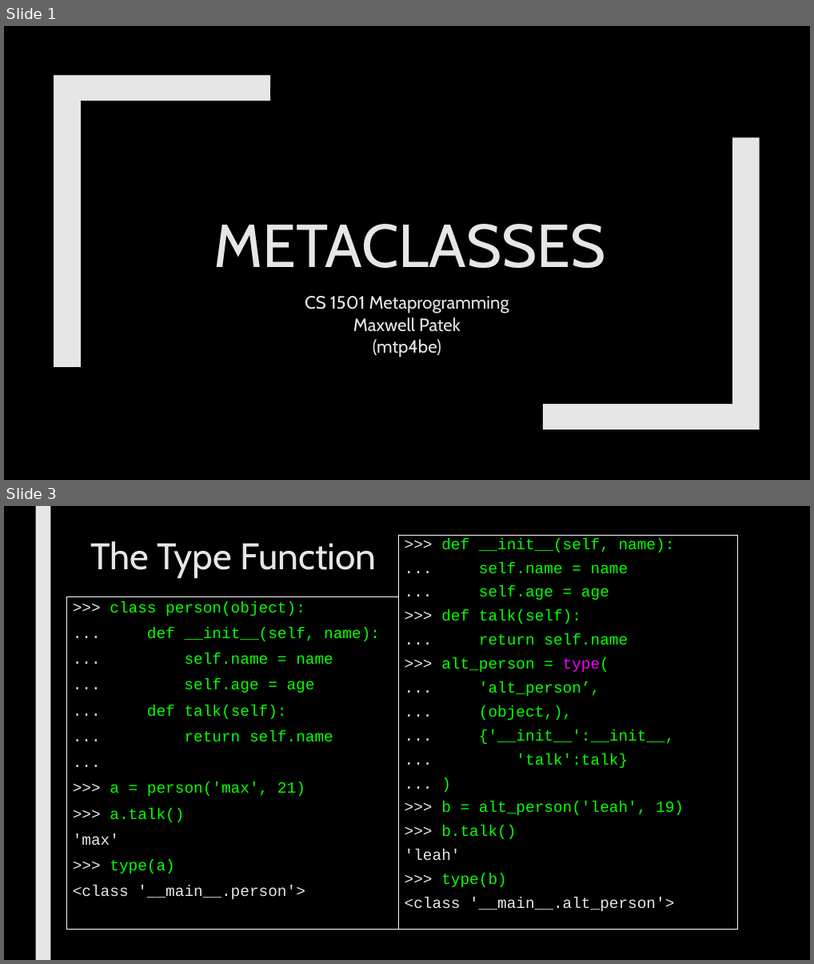
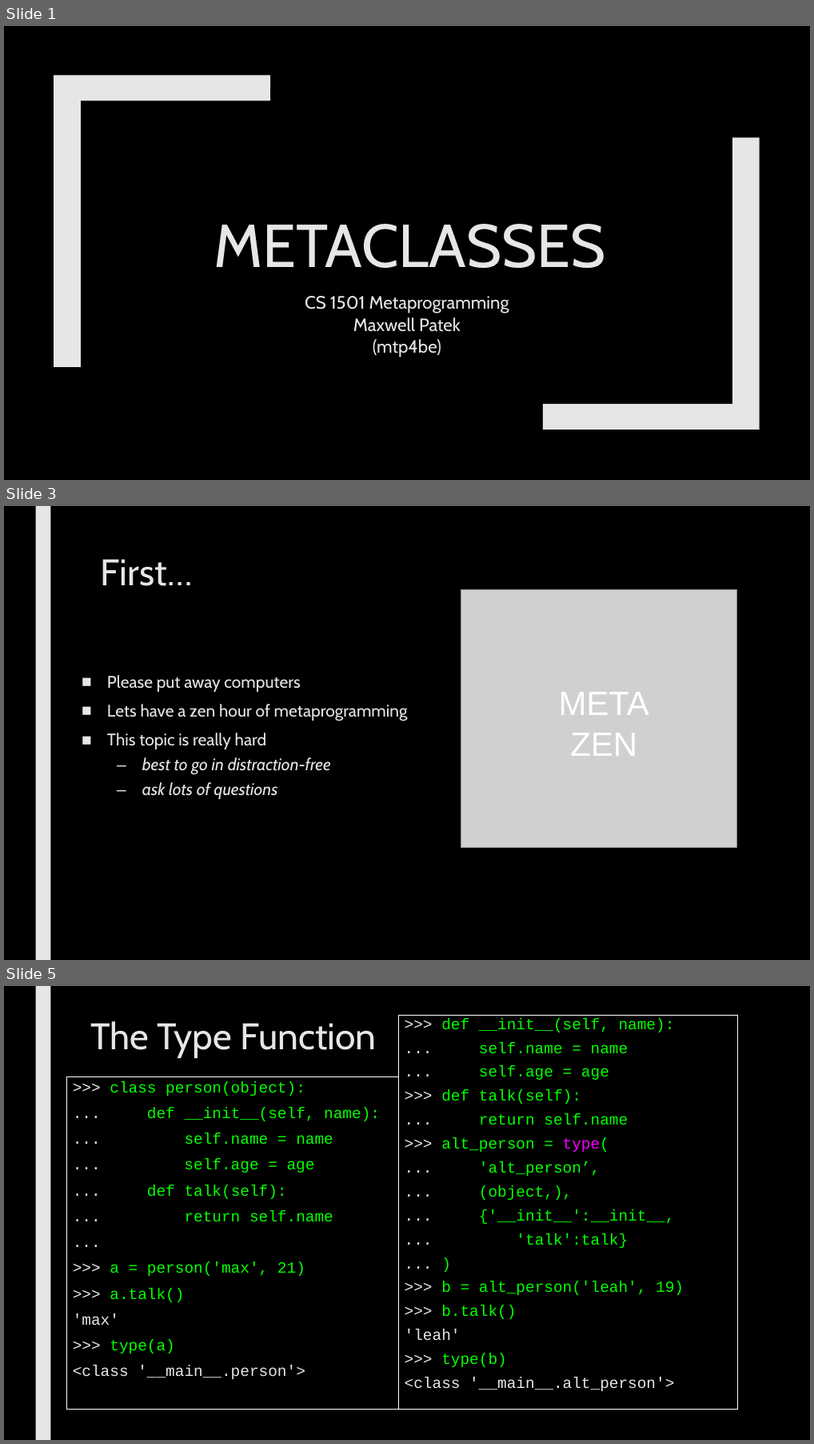
Before and after one commit to max7patek/metaprogramming, a slide deck: slides/05-Metaclasses.pptx. Shown one above the other, each under a label of ours: slides 1 and 3 before the commit, slides 1, 3 and 5 after it; the slides between them are not shown. The pictures are 814x964 and 814x1444 pixels, drawn with LibreOffice and Linux fonts; fonts in the diff are those of the drawing; grey boxes stand for pictures. Boxes give left, top, right and bottom in pixels: in the first picture for what was removed or moved away, otherwise in the second. Text is boxed around its words. In the diff, an @@ line names an element or a change of style, - is before the commit and + after.

```diff
--- a/slides/05-Metaclasses.pptx
+++ b/slides/05-Metaclasses.pptx
@@ slide 3 added at [4,506,810,960], background #000000; not listed: 1 template element that a slide beside it also shows @@
@@ title added at [101,559,192,586], 44 pt, text #E7E6E6 @@
+First…
@@ picture added at [462,589,738,847] @@
@@ text added at [107,675,408,799], 20 pt, text #E7E6E6 @@
+■ Please put away computers
+■ Lets have a zen hour of metaprogramming
+■ This topic is really hard
+  – best to go in distraction-free
+  – ask lots of questions
@@ text added at [559,692,650,756], 40 pt, text #FFFFFF @@
+META
+ZEN
@@ what was slide 3 is now slide 5 @@
```
Also in this commit, not shown: 7 slides changed, 1 other slide added.
